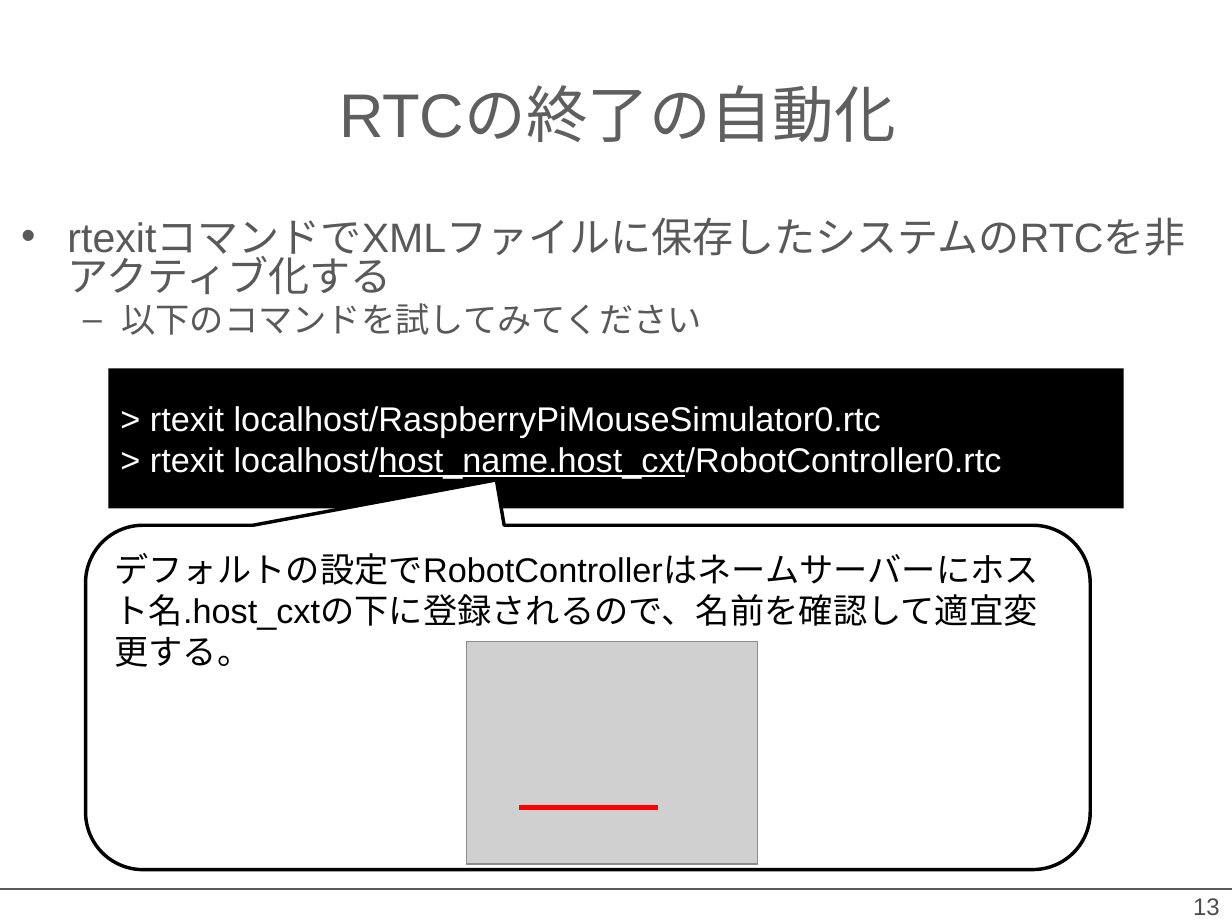
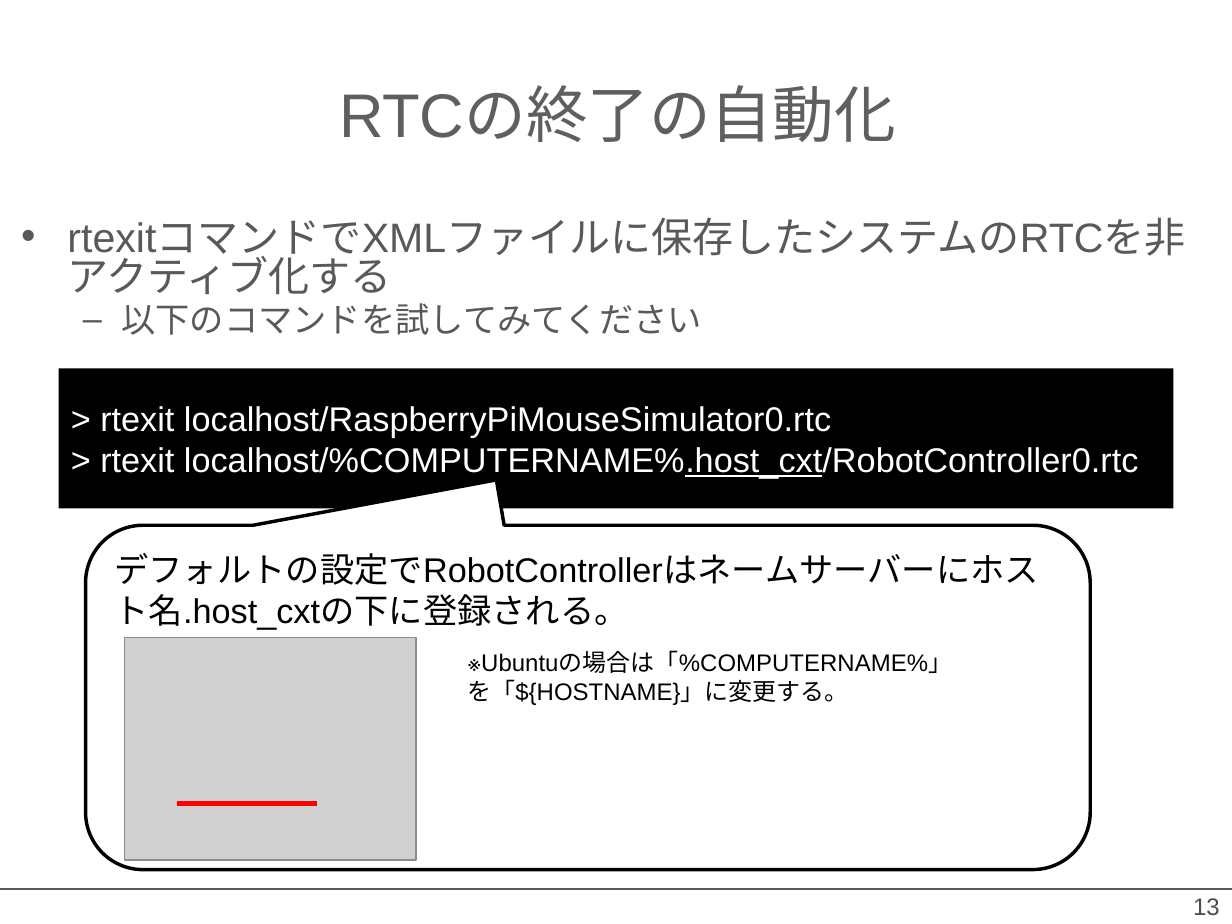
Before and after one commit to OpenRTM/RTM_Tutorial, a slide deck: slide 13 of ppt/rtshell入門.pptx. Drawn at 1232x924 pixels with LibreOffice and Linux fonts; fonts in the diff are those of the drawing; grey boxes stand for pictures; background and template pictures are left out. Boxes give left, top, right and bottom in pixels: in the first picture for what was removed or moved away, otherwise in the second. Text is boxed around its words. In the diff, an @@ line names an element or a change of style, - is before the commit and + after.

```diff
--- a/ppt/rtshell入門.pptx
+++ b/ppt/rtshell入門.pptx
@@ rectangle "> rtexit localhost/RaspberryPiMouseSimulator0.rtc": place and size @@
-rectangle "> rtexit localhost/RaspberryPiMouseSimulator0.rtc" at box(108, 368, 1124, 509)
+rectangle "> rtexit localhost/RaspberryPiMouseSimulator0.rtc" at box(59, 368, 1174, 509)
@@ text in rectangle at box(100, 447, 1138, 479): text changed @@
-> rtexit localhost/host_name.host_cxt/RobotController0.rtc
+> rtexit localhost/%COMPUTERNAME%.host_cxt/RobotController0.rtc
@@ text in rounded speech box at box(114, 553, 1038, 630): text changed @@
-デフォルトの設定でRobotControllerはネームサーバーにホスト名.host_cxtの下に登録されるので、名前を確認して適宜変更する。
+デフォルトの設定でRobotControllerはネームサーバーにホスト名.host_cxtの下に登録される。
@@ picture: place and size @@
-picture at box(467, 642, 758, 865)
+picture at box(124, 637, 415, 860)
@@ text added at box(467, 650, 953, 705), 14 pt, text #000000 @@
+※Ubuntuの場合は「%COMPUTERNAME%」を「${HOSTNAME}」に変更する。
@@ line moved from (519, 808) - (658, 808) to (177, 803) - (317, 803) @@
```
Also in this commit, not shown: 1 other slide changed, 29 other files.
